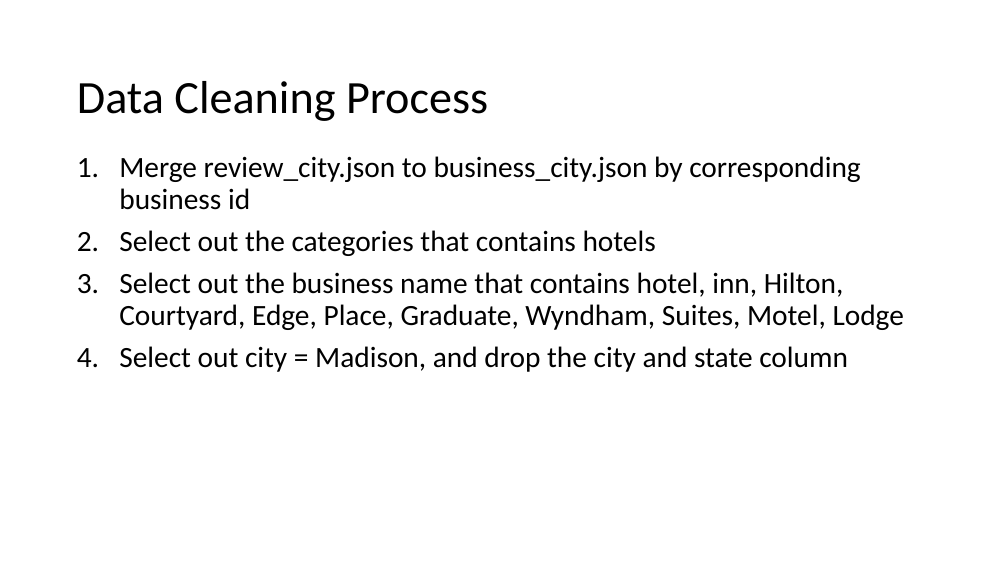
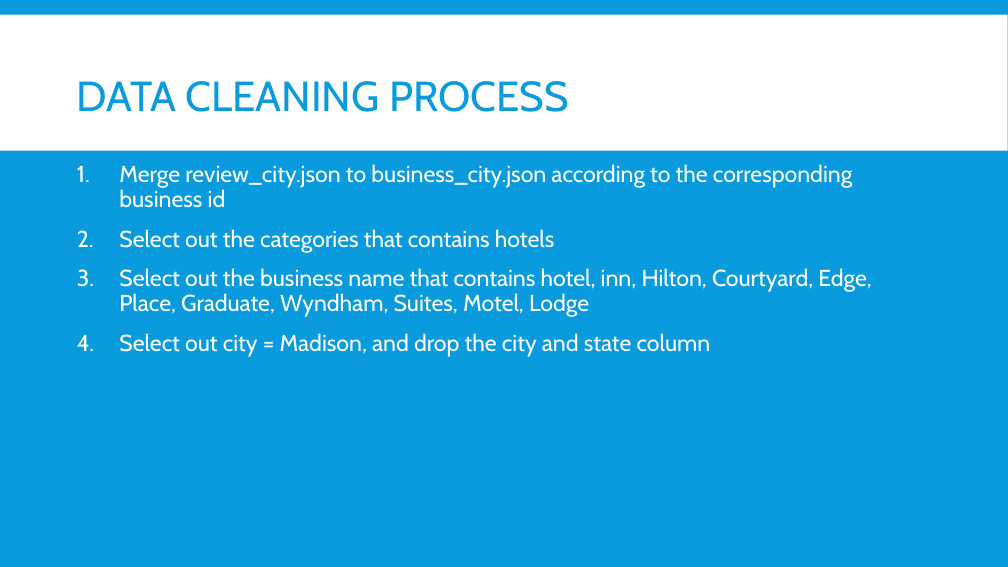
Before and after one commit to cocofreefarm/Module3, a slide deck: slide 2 of Hotels in Madison Area.pptx. Drawn at 1008x567 pixels with LibreOffice and Linux fonts; fonts in the diff are those of the drawing. Boxes give left, top, right and bottom in pixels: in the first picture for what was removed or moved away, otherwise in the second. Text is boxed around its words. In the diff, an @@ line names an element or a change of style, - is before the commit and + after.

```diff
--- a/Hotels in Madison Area.pptx
+++ b/Hotels in Madison Area.pptx
@@ background #FFFFFF to #099BDD @@
@@ rectangle added at (x1=0, y1=14, x2=1008, y2=150), fill #FFFFFF @@
@@ title at (x1=77, y1=81, x2=569, y2=112): text changed; size 44 to 40 pt; font Calibri to Cabin; text colour #000000 to #099BDD @@
-Data Cleaning Process
+DATA CLEANING PROCESS
@@ text "Merge review_city.json to business_city.json according ..." moved from (x1=119, y1=156, x2=904, y2=372) to (x1=119, y1=164, x2=871, y2=357) @@
@@ text at (x1=119, y1=164, x2=852, y2=208): text changed; size 28 to 22 pt; font Calibri to Cabin; text colour #000000 to #FFFFFF @@
-1. Merge review_city.json to business_city.json by corresponding business id
+1. Merge review_city.json to business_city.json according to the corresponding business id
@@ text at (x1=119, y1=229, x2=871, y2=357): size 28 to 22 pt, font Calibri to Cabin, text colour #000000 to #FFFFFF in "Select out the categories that contains hotels", "Select out the business name that contains ...", "Select out city = Madison, and drop ..."; more space between paragraphs @@
```
Also in this commit, not shown: 7 other slides changed, 19 slides added, 1 other file.
